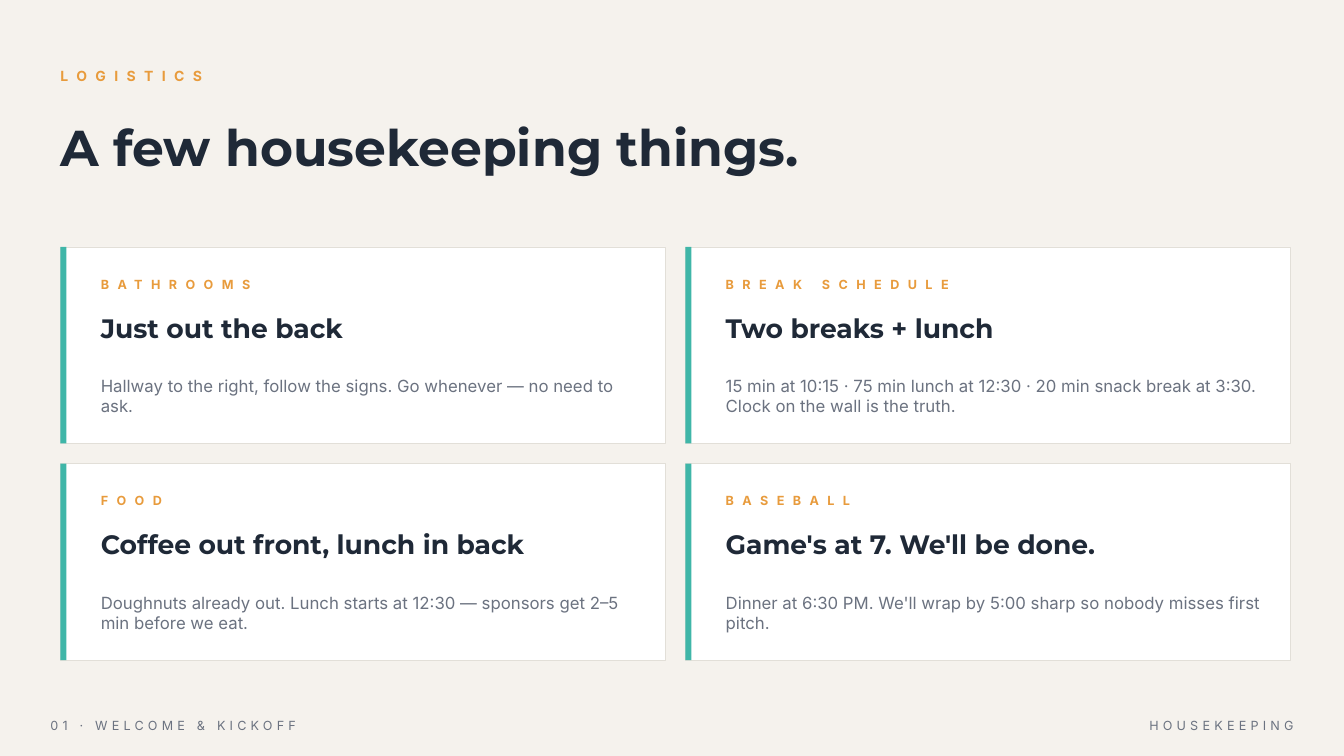
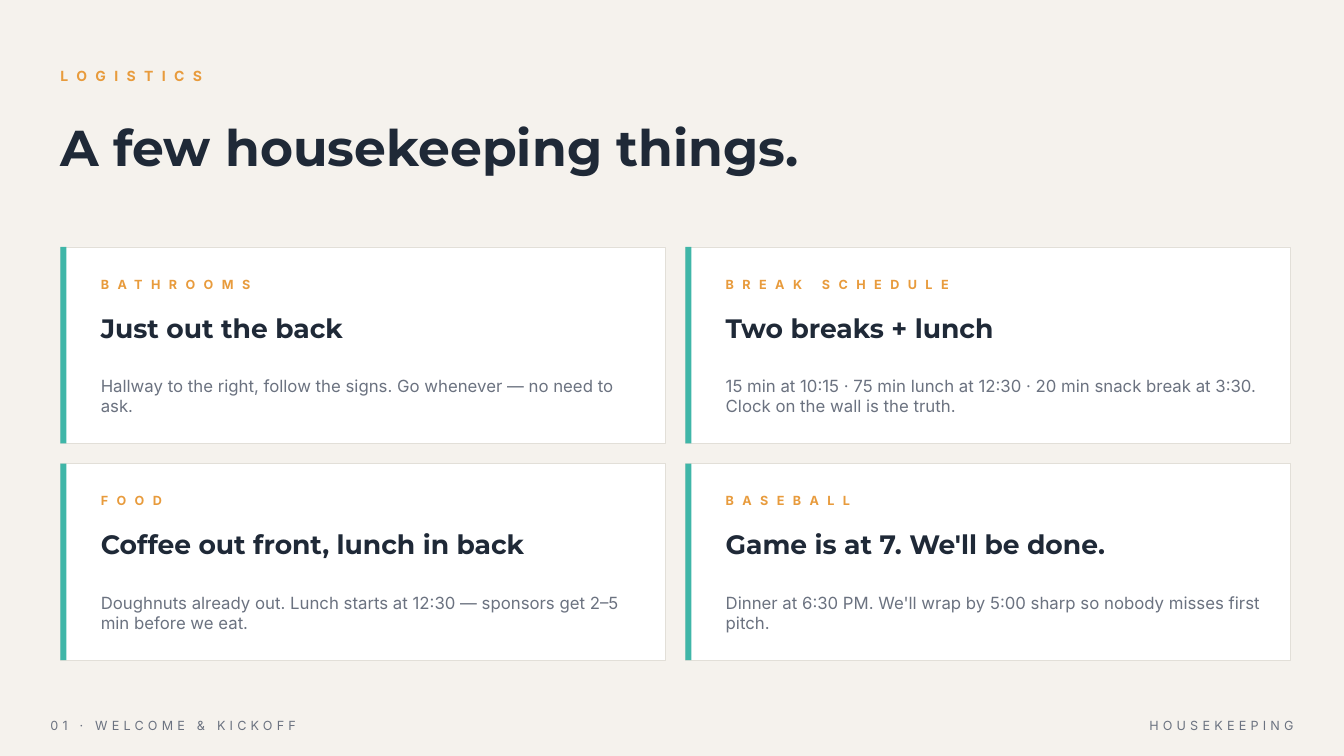
Before and after one commit to chriskehayias/ContextEngineering, a slide deck: slide 8 of schedule/01-welcome-kickoff/01-welcome-kickoff.pptx. Drawn at 1344x756 pixels with LibreOffice and Linux fonts; fonts in the diff are those of the drawing. Boxes give left, top, right and bottom in pixels: in the first picture for what was removed or moved away, otherwise in the second. Text is boxed around its words. In the diff, an @@ line names an element or a change of style, - is before the commit and + after.

```diff
--- a/schedule/01-welcome-kickoff/01-welcome-kickoff.pptx
+++ b/schedule/01-welcome-kickoff/01-welcome-kickoff.pptx
@@ text at [726,533,1105,555]: text changed @@
-Game's at 7. We'll be done.
+Game is at 7. We'll be done.
```
Also in this commit, not shown: 3 other slides changed, 4 other files.
